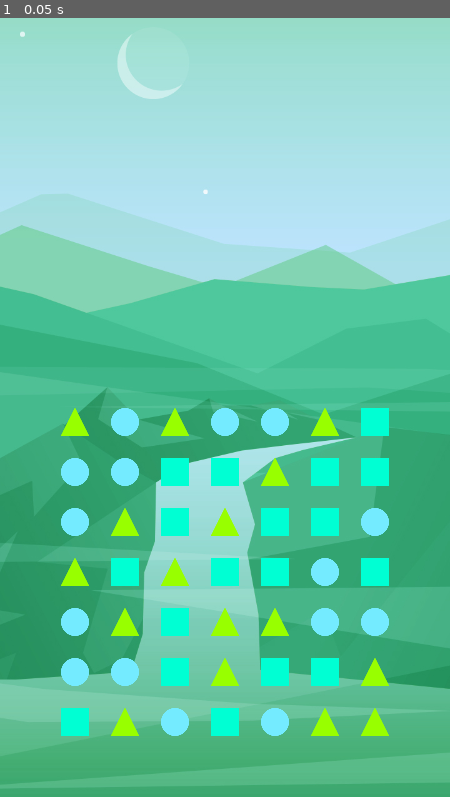
Above: before the commit, frame 1.
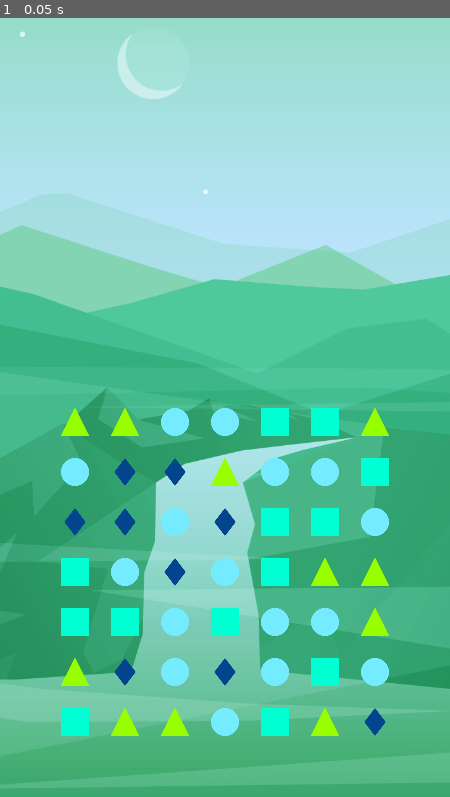
Above: after the commit, the same moment.

Repository: Harold-Kalvin/negatex
Game: Godot game, scene res://scenes/Main.tscn
Two runs of this game, one before a commit and one after it. Both use one fixed random seed, a clock stepped at 60 frames per second and the inputs below.
Inputs:
- Up to frame 1 (0.05 s): no input

The runs differ from the first frame. In frame 1, 7.2% of the frame differs, in the area x 13-87%, y 50-93%.

Commit message:
add diamond tile

Diff:
--- /dev/null
+++ b/scenes/tiles/DiamondTile.tscn
@@ -0,0 +1,10 @@
+[gd_scene load_steps=3 format=2]
+
+[ext_resource path="res://scenes/tiles/Tile.tscn" type="PackedScene" id=1]
+[ext_resource path="res://assets/tiles/diamond.png" type="Texture" id=2]
+
+[node name="Tile" instance=ExtResource( 1 )]
+type = "diamond"
+
+[node name="Sprite" parent="." index="0"]
+texture = ExtResource( 2 )
--- a/scripts/Grid.gd
+++ b/scripts/Grid.gd
@@ -17,6 +17,7 @@
 # different types of tiles
 var possible_tiles = [
     preload("res://scenes/tiles/CircleTile.tscn"),
+    preload("res://scenes/tiles/DiamondTile.tscn"),
     preload("res://scenes/tiles/SquareTile.tscn"),
     preload("res://scenes/tiles/TriangleTile.tscn"),
 ]
Binary file added: assets/tiles/diamond.png
Not shown, added: assets/tiles/diamond.png.import
